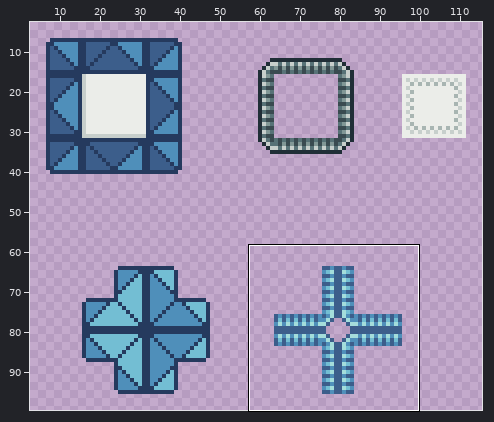
Pixel-art file: resources/images/tileset.aseprite. The picture above shows the old version from afar; the outline marks the close-up.
Close-up. Before the edit:
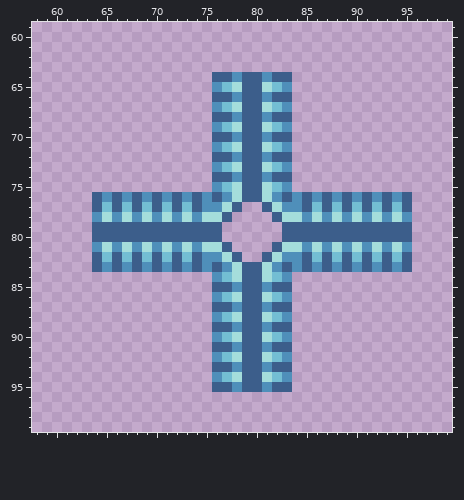
512x512 pixels, 1 frame. Shown: x 58..99, y 59..99. The wide view leaves out empty margins.
The same view after the edit:
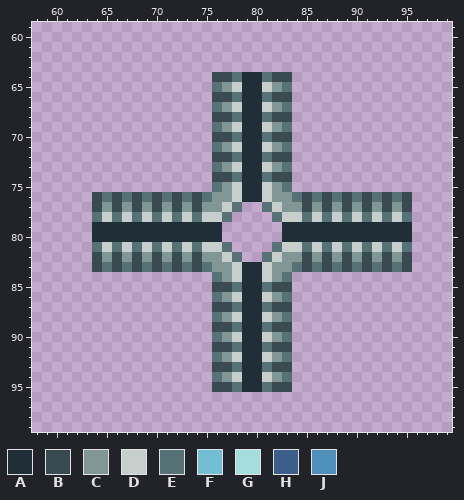
Palette (. is transparent): A #202e37  B #394a50  C #819796  D #c7cfcc  E #577277  F #73bed3  G #a4dddb  H #3c5e8b  J #4f8fba
Change:
Changed rows in their new state; - is an unchanged pixel.
first column x 64:
 64 ------------BBEAAEBB------------
 65 ------------ECDAADCE------------
 66 ------------BBEAAEBB------------
 67 ------------ECDAADCE------------
 68 ------------BBEAAEBB------------
 69 ------------ECDAADCE------------
 70 ------------BBEAAEBB------------
 71 ------------ECDAADCE------------
 72 ------------BBEAAEBB------------
 73 ------------ECDAADCE------------
 74 ------------BBEAAEBB------------
 75 ------------ECDAADCE------------
 76 BEBEBEBEBEBECCDAADCCEBEBEBEBEBEB
 77 BCBCBCBCBCBCCDE--EDCCBCBCBCBCBCB
 78 EDEDEDEDEDEDDE----EDDEDEDEDEDEDE
 79 AAAAAAAAAAAAA------AAAAAAAAAAAAA
 80 AAAAAAAAAAAAA------AAAAAAAAAAAAA
 81 EDEDEDEDEDEDDE----EDDEDEDEDEDEDE
 82 BCBCBCBCBCBCCDE--EDCCBCBCBCBCBCB
 83 BEBEBEBEBEBECCDAADCCEBEBEBEBEBEB
 84 ------------ECDAADCE------------
 85 ------------BBEAAEBB------------
 86 ------------ECDAADCE------------
 87 ------------BBEAAEBB------------
 88 ------------ECDAADCE------------
 89 ------------BBEAAEBB------------
 90 ------------ECDAADCE------------
 91 ------------BBEAAEBB------------
 92 ------------ECDAADCE------------
 93 ------------BBEAAEBB------------
 94 ------------ECDAADCE------------
 95 ------------BBEAAEBB------------
